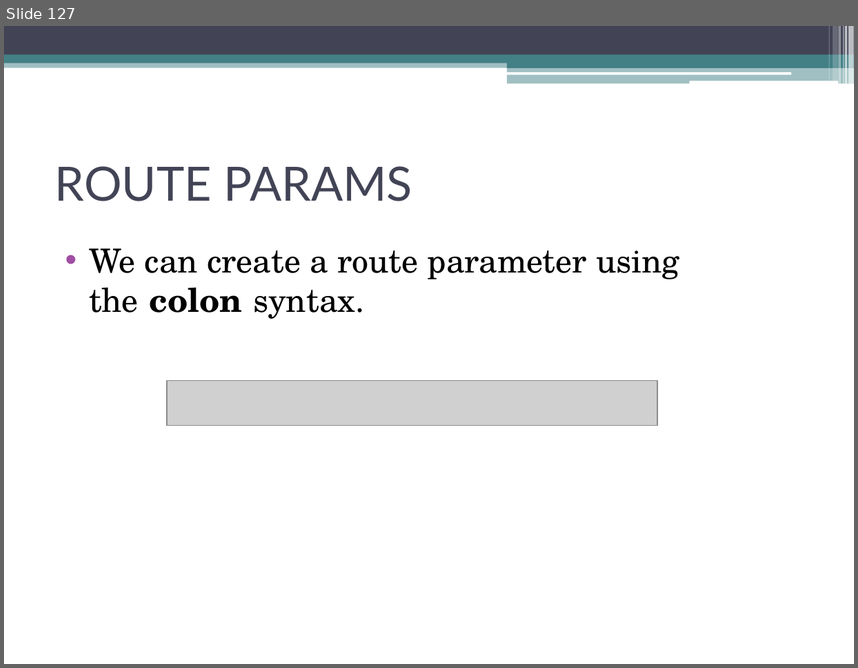
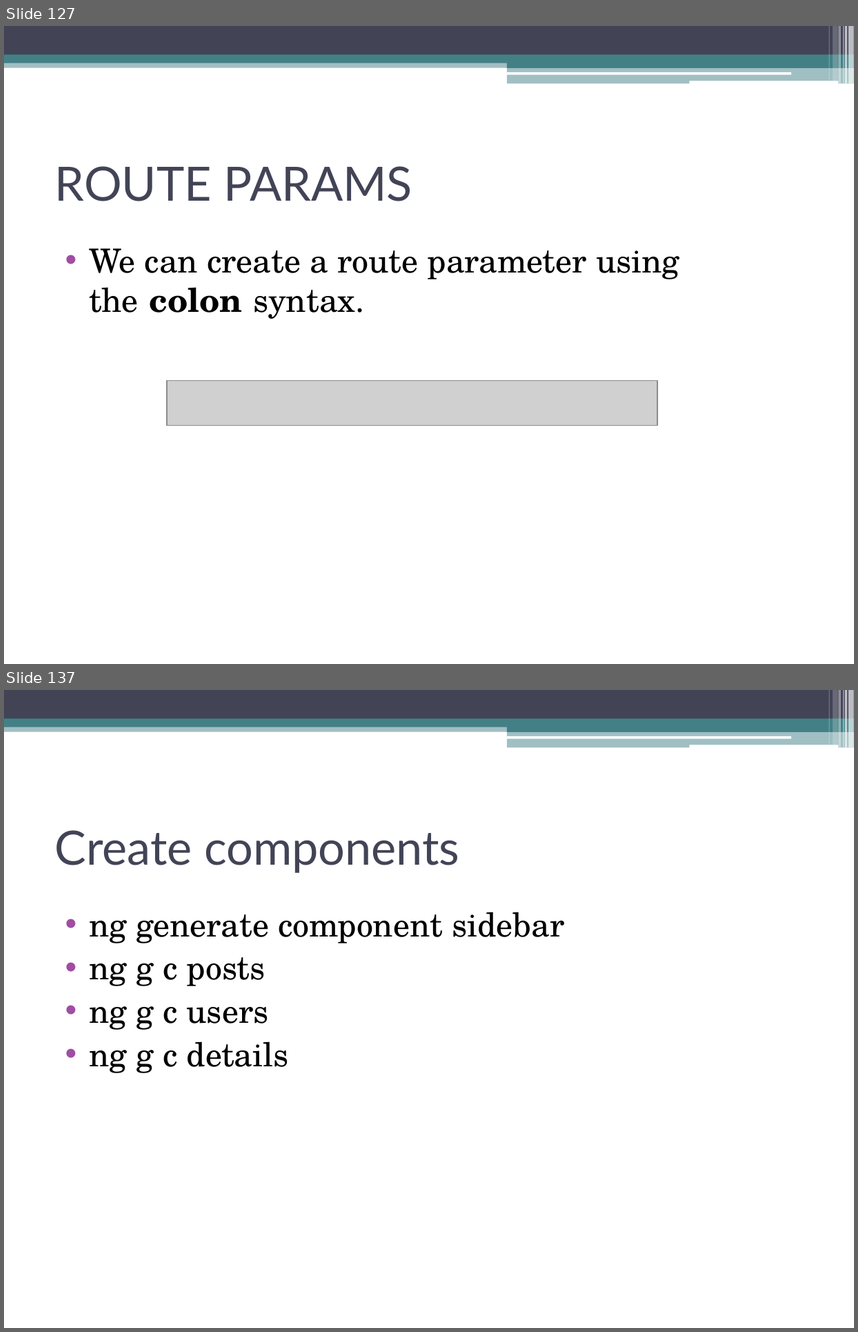
Before and after one commit to akjkhatri/mean_stack, a slide deck: MEAN Stack Workshop.pptx. Shown one above the other, each under a label of ours: slide 127 before the commit, slides 127 and 137 after it; the slides between them are not shown. The pictures are 858x668 and 858x1332 pixels, drawn with LibreOffice and Linux fonts; fonts in the diff are those of the drawing; grey boxes stand for pictures. Boxes give left, top, right and bottom in pixels: in the first picture for what was removed or moved away, otherwise in the second. Text is boxed around its words. In the diff, an @@ line names an element or a change of style, - is before the commit and + after.

```diff
--- a/MEAN Stack Workshop.pptx
+++ b/MEAN Stack Workshop.pptx
@@ slide 137 added at [4,690,854,1328], background #FFFFFF; not listed: 13 template elements that a slide beside it also shows @@
@@ title added at [55,830,459,873], 40 pt, text #424456 @@
+Create components
@@ text added at [89,911,564,1073], 28 pt, text #000000 @@
+• ng generate component sidebar
+• ng g c posts
+• ng g c users
+• ng g c details
```
Also in this commit, not shown: 1 slide changed, 27 other slides added.
